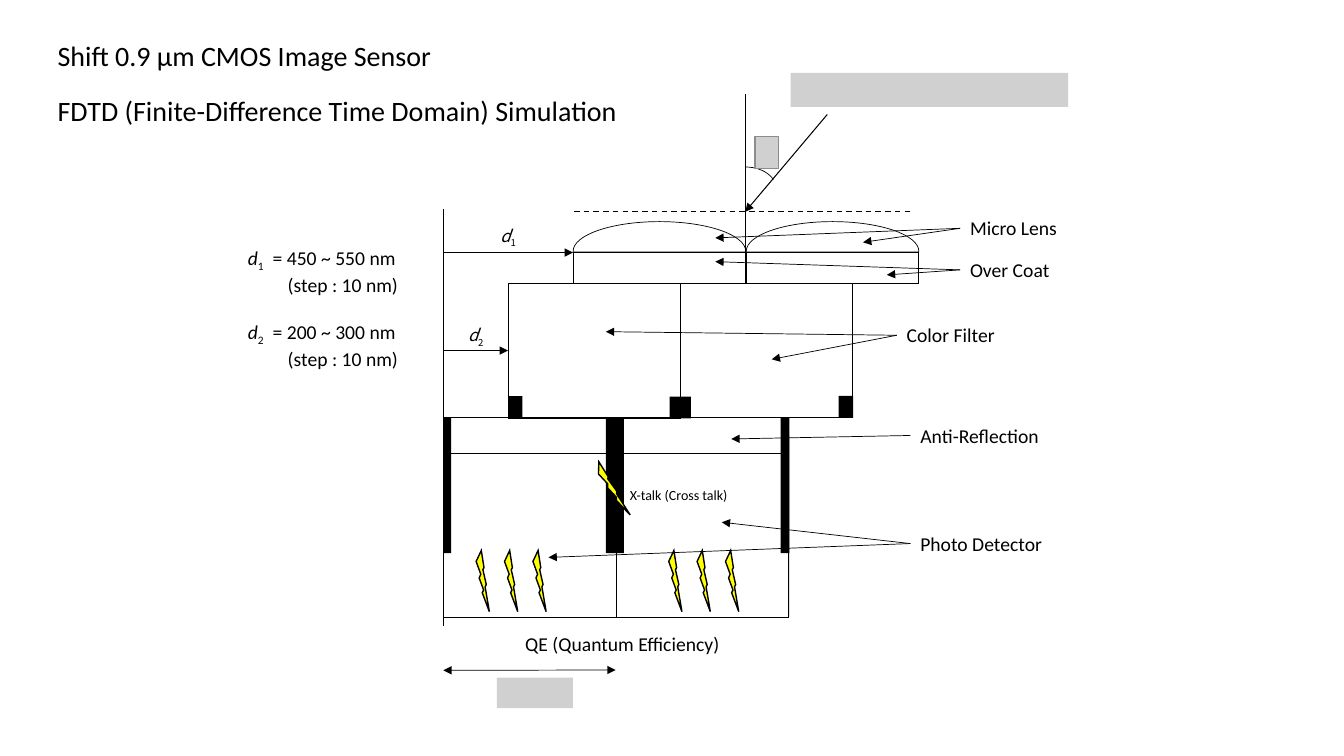
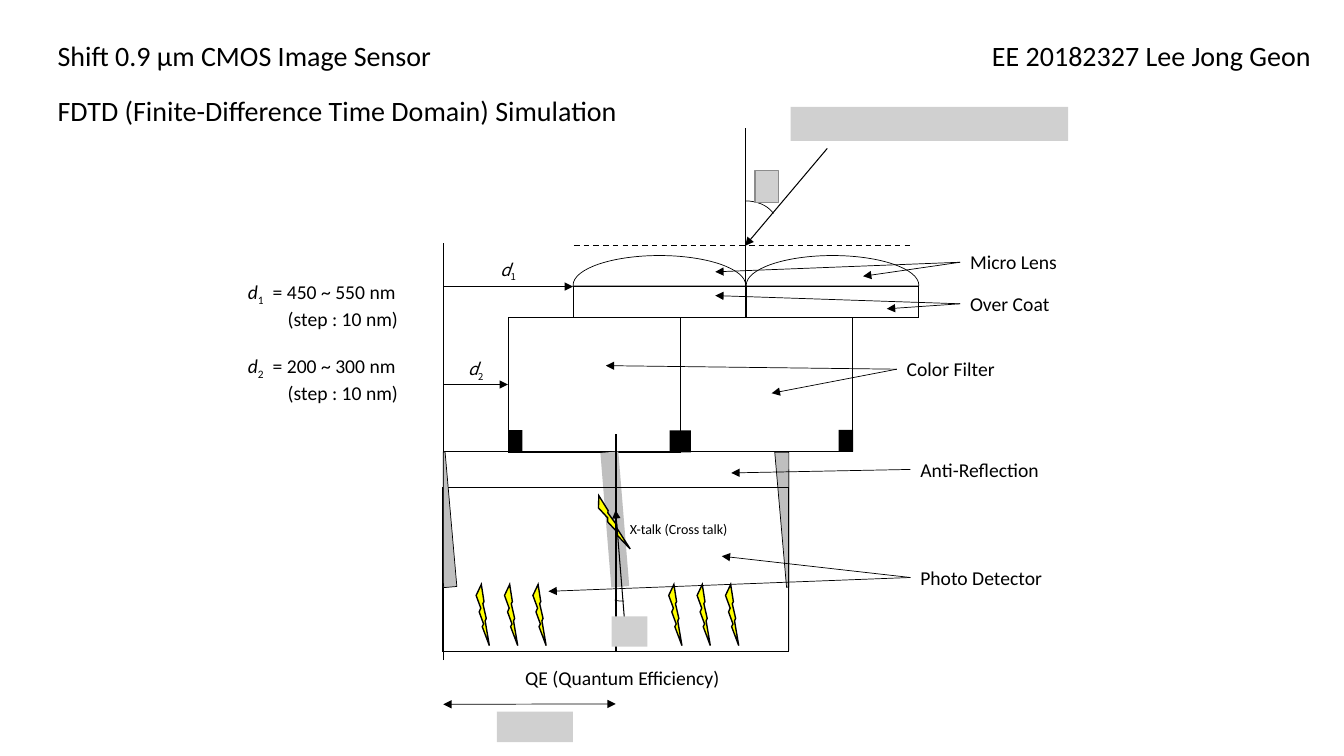
Before and after one commit to jglee96/NBTP_Lab, a slide deck: slide 1 of 수업/Scientific Writting/Diagram.pptx. Drawn at 1344x756 pixels with LibreOffice and Linux fonts; fonts in the diff are those of the drawing; grey boxes stand for pictures. Boxes give left, top, right and bottom in pixels: in the first picture for what was removed or moved away, otherwise in the second. Text is boxed around its words. In the diff, an @@ line names an element or a change of style, - is before the commit and + after.

```diff
--- a/수업/Scientific Writting/Diagram.pptx
+++ b/수업/Scientific Writting/Diagram.pptx
@@ text added at (992, 47, 1310, 71), 20 pt, text #000000 @@
+EE 20182327 Lee Jong Geon
@@ picture removed at (790, 73, 1068, 107) @@
@@ picture added at (790, 107, 1068, 141) @@
@@ picture removed at (755, 137, 778, 168) @@
@@ picture added at (755, 170, 778, 202) @@
@@ rectangle removed at (444, 418, 452, 554) @@
@@ rectangle removed at (780, 417, 789, 553) @@
@@ line added from (616, 623) to (616, 435), #000000 1 pt @@
@@ freeform shape added at (444, 452, 457, 588), fill #BFBFBF, outline #000000 0.5 pt @@
@@ rectangle at (600, 451, 630, 587): fill #000000 to #BFBFBF; rotation 0 to 355 degrees @@
@@ freeform shape added at (775, 453, 789, 588), fill #BFBFBF, outline #000000 0.5 pt @@
@@ 12 arrows, 10 texts, 10 rectangles, 7 lightning bolts, 4 lines, 2 freeform shapes, 1 picture, 1 arc (boxed as its full ellipse), 1 double arrow: place and size @@
-12 arrows, 10 texts, 10 rectangles, 7 lightning bolts, 4 lines, 2 freeform shapes, 1 picture, 1 arc (boxed as its full ellipse), 1 double arrow at (287, 94, 1057, 708)
+12 arrows, 10 texts, 10 rectangles, 7 lightning bolts, 4 lines, 2 freeform shapes, 1 picture, 1 arc (boxed as its full ellipse), 1 double arrow at (287, 128, 1057, 742)
@@ arrow added from (625, 621) to (616, 510), #000000 0.75 pt @@
@@ arc (boxed as its full ellipse) added at (601, 558, 655, 609), outline #000000 0.5 pt @@
@@ picture added at (612, 616, 648, 646) @@
```
Also in this commit, not shown: 1 other file.
